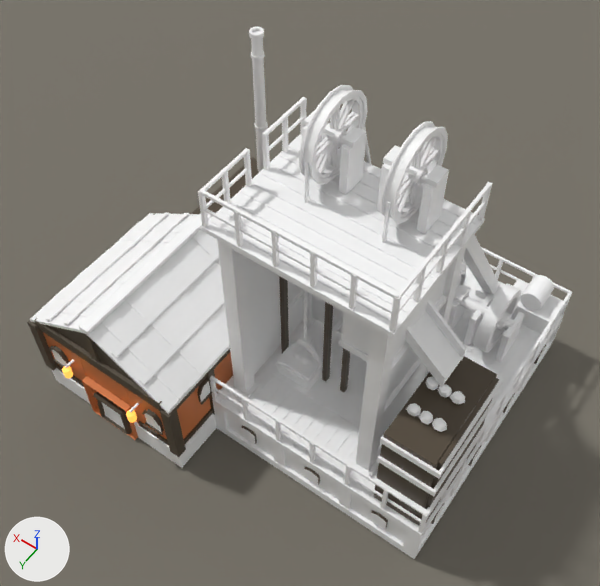
Two versions of the Blender file src/DeepFrontier/Art/Source/DeepMine-ReferenceStudy.blend, one commit apart.
Both versions are drawn from a 50 mm camera at (-8.31, 3.93, 12.92) aimed at (-3.72, -2.5, 2.81). Arrows for +X, +Y and +Z are at lower left; the lights stay in place. The picture after the commit comes second.

Before the edit, the objects in view are built like this:
```python
ob_deepmine_architecture = bpy.data.objects.new('DeepMine.Architecture', me_deepmine_architecture)
ob_deepmine_architecture.location = (0.0, 0.0, 0.0)
ob_flywheel = bpy.data.objects.new('Flywheel', me_flywheel)
ob_flywheel.location = (-6.2, -4.7, 1.68)
ob_sheaveb = bpy.data.objects.new('SheaveB', me_sheaveb)
ob_sheaveb.location = (-5.1, -3.0, 5.72)
# also in view: 'SkipA' at (-3.9, -2.4, 1.02); 'SkipB' at (-5.1, -2.4, 3.62); 'SheaveA' at (-3.9, -3.0, 5.72); 'Plane' at (0.0, 0.0, -0.04)
```
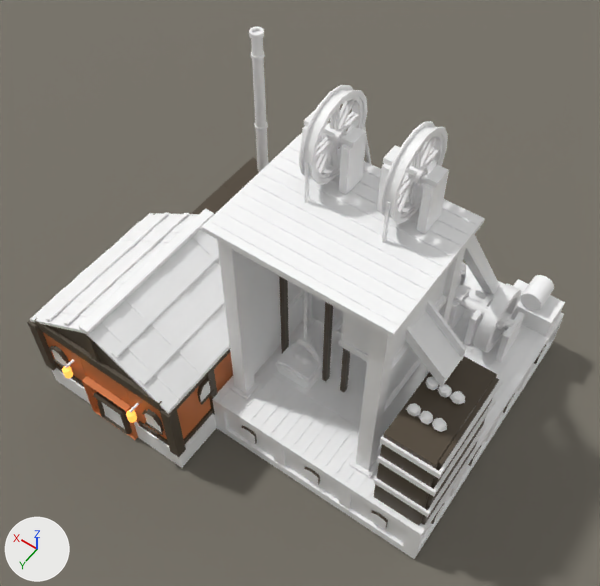
The edits, one by one:
me_deepmine_architecture is used by ob_deepmine_architecture; location (0.0, 0.0, 0.0).
me_deepmine_architecture had 5188 vertices, 3086 faces and spanned x -7.01..0.04, y -6.0..0.14, z 0.0..5.91.
me_deepmine_architecture now has 4788 vertices, 2786 faces and spans x -7.01..0.04, y -6.0..0.14, z 0.0..5.91.
me_deepmine_architecture part 1: 50 loose pieces with 400 vertices, spanning x -6.99..-3.01, y -5.99..-1.01, z 1.01..5.65, are deleted.

Location of each change, [x1, y1, x2, y2] in pixels of the pictures (600 x 586 px):
'DeepMine.Architecture', reshaped
    before: [27, 26, 572, 559]
    after: [27, 26, 565, 559]
part 1 of me_deepmine_architecture, deleted
    before: [198, 97, 572, 533]
